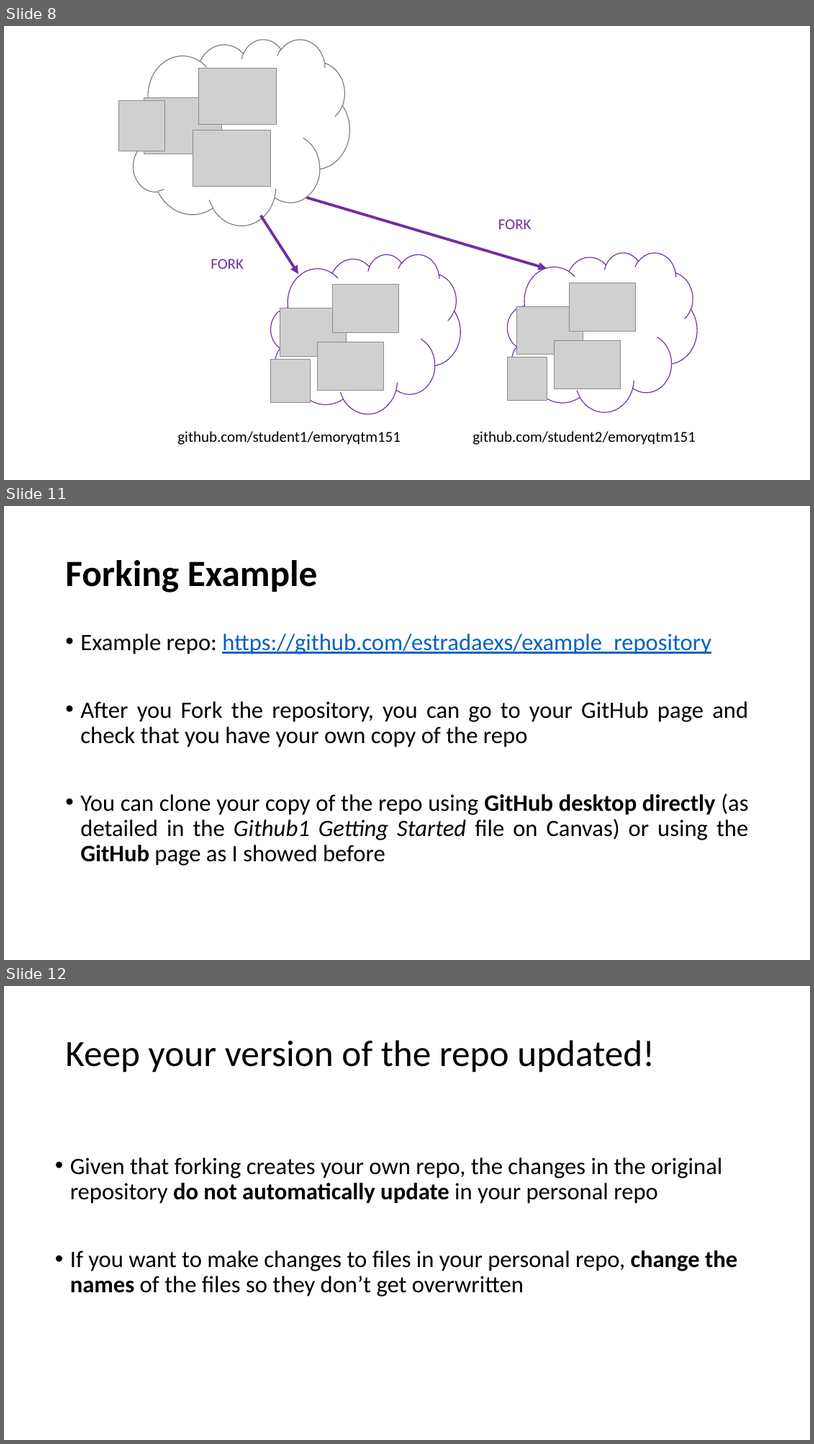
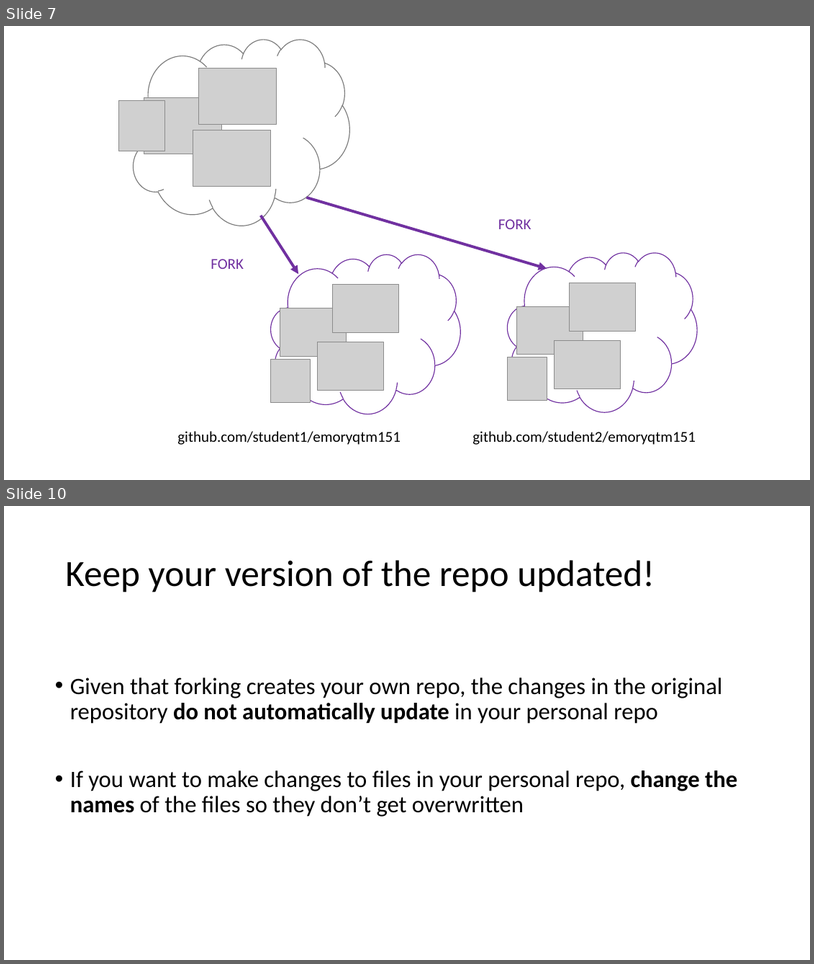
Before and after one commit to zoe-liu-724/qtm151spring2025, a slide deck: Lecture 01/Lecture-GithubReview.pptx. Shown one above the other, each under a label of ours: slides 8, 11 and 12 before the commit, slides 7 and 10 after it; the slides between them are not shown. The pictures are 814x1444 and 814x964 pixels, drawn with LibreOffice and Linux fonts; fonts in the diff are those of the drawing; grey boxes stand for pictures. Boxes give left, top, right and bottom in pixels: in the first picture for what was removed or moved away, otherwise in the second. Text is boxed around its words. In the diff, an @@ line names an element or a change of style, - is before the commit and + after.

```diff
--- a/Lecture 01/Lecture-GithubReview.pptx
+++ b/Lecture 01/Lecture-GithubReview.pptx
@@ slide 11 removed at (x1=4, y1=506, x2=810, y2=960), background #FFFFFF @@
@@ title removed at (x1=65, y1=560, x2=318, y2=592) @@
-Forking Example
@@ text removed at (x1=80, y1=633, x2=748, y2=865) @@
-• Example repo: https://github.com/estradaexs/example_repository
-• After you Fork the repository, you can go to your GitHub page and check that you have your own copy of the repo
-• You can clone your copy of the repo using GitHub desktop directly (as detailed in the Github1 Getting Started file on Canvas) or using the GitHub page as I showed before
@@ what was slide 8 is now slide 7 @@
@@ what was slide 12 is now slide 10 @@
```
Also in this commit, not shown: 3 slides changed, 1 other slide removed, 17 other files.
